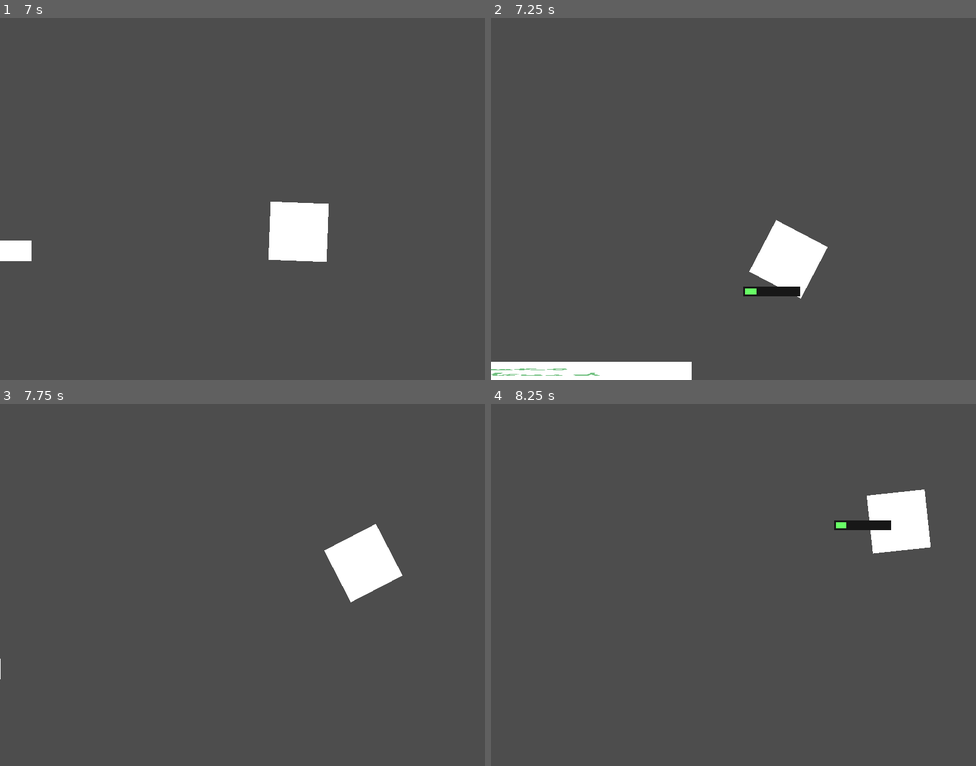
Above: before the commit, frames 1-4 (two rows, left to right).
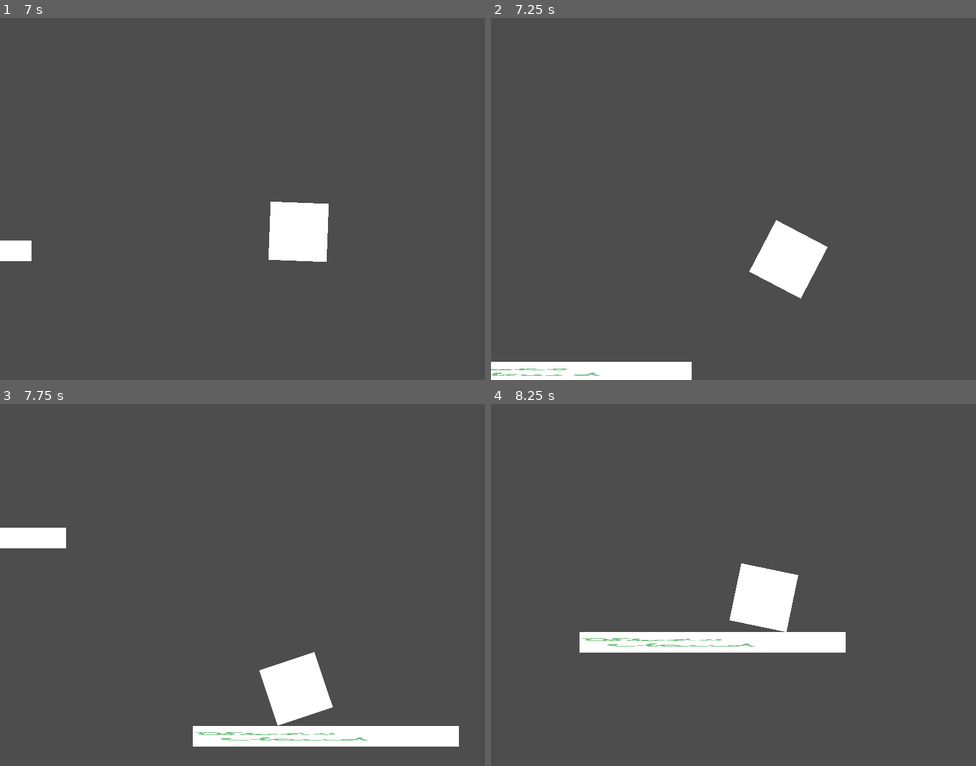
Above: after the commit, the same moments.

Repository: VIxeny/Cloud
Game: Godot game, scene res://scenes/test_player.tscn
Same seed, same stepped clock (60 frames per second), same inputs: the game is played once before the commit and once after it.
Inputs:
- Up to frame 1 (7 s): hold Space (jump) 0.53-1.28 s; tap Space (jump) at 1.35, 1.52, 1.82, 2.85, 3.02, 3.32, 4.35, 4.52, 4.82, 5.85, 6.02, 6.32 s; hold Space (jump) 2.03-2.78 s; hold Space (jump) 3.53-4.28 s; hold Space (jump) 5.03-5.78 s; hold Space (jump) from 6.53 s (still down)
- Up to frame 2 (7.25 s): keep holding Space (jump)
- Up to frame 3 (7.75 s): release Space (jump) at 7.28 s; tap Space (jump) at 7.35, 7.52 s
- Up to frame 4 (8.25 s): tap Space (jump) at 7.82 s; hold Space (jump) from 8.03 s (still down)

Frame 1 is identical in both runs. In frame 2, 0.3% of the frame differs, in the area x 52-64%, y 74-77%; in frame 3, 7.8%, in the area x 0-95%, y 33-95%; in frame 4, 7.2%.

Commit message:
Исправлен баг

Diff:
--- a/scenes/CloudTest.tscn
+++ b/scenes/CloudTest.tscn
@@ -1,8 +1,8 @@
-[gd_scene load_steps=3 format=3 uid="uid://xq5gcmcgtw3d"]
+[gd_scene load_steps=3 format=3 uid="uid://eltfjooyjwx2"]
 
-[ext_resource type="Script" uid="uid://ccdj4tii3qh05" path="res://scripts/cloud_test.gd" id="1_djfrv"]
-[ext_resource type="PackedScene" uid="uid://drbsxmcuq8lng" path="res://scenes/area_2d.tscn" id="2_ik6bq"]
+[ext_resource type="Script" path="res://scripts/cloud_test.gd" id="1_djfrv"]
+[ext_resource type="PackedScene" uid="uid://drbsxmcuq8lng" path="res://scenes/cloud.tscn" id="2_hjcct"]
 
 [node name="Node" type="Node"]
 script = ExtResource("1_djfrv")
-cloudFly = ExtResource("2_ik6bq")
+cloudFly = ExtResource("2_hjcct")
--- a/scenes/area_2d.tscn
+++ b/scenes/cloud.tscn
@@ -1,13 +1,13 @@
 [gd_scene load_steps=4 format=3 uid="uid://drbsxmcuq8lng"]
 
-[ext_resource type="Script" uid="uid://bnbqin6r1wku5" path="res://scripts/cloudFlat.gd" id="1_dl81w"]
-[ext_resource type="Texture2D" uid="uid://cyukr3ly0ef12" path="res://assets/cloudTest.png" id="1_gf172"]
+[ext_resource type="Script" uid="uid://bnbqin6r1wku5" path="res://scripts/cloudFlat.gd" id="1_2kyfr"]
+[ext_resource type="Texture2D" uid="uid://cyukr3ly0ef12" path="res://assets/cloudTest.png" id="2_n1qj5"]
 
 [sub_resource type="RectangleShape2D" id="RectangleShape2D_dl81w"]
 size = Vector2(439, 35)
 
-[node name="StaticBody2D" type="StaticBody2D"]
-script = ExtResource("1_dl81w")
+[node name="Cloud" type="StaticBody2D"]
+script = ExtResource("1_2kyfr")
 
 [node name="CollisionShape2D" type="CollisionShape2D" parent="."]
 position = Vector2(-0.5, -0.5)
--- a/scenes/player.tscn
+++ b/scenes/player.tscn
@@ -27,34 +27,35 @@
 position = Vector2(1.90735e-06, -1.90735e-06)
 shape = SubResource("RectangleShape2D_u8vuu")
 
-[node name="GroundZone" type="Area2D" parent="."]
-position = Vector2(0, 50)
+[node name="mount" type="Node2D" parent="."]
 script = ExtResource("3_qhqgy")
 
-[node name="CollisionShape2D" type="CollisionShape2D" parent="GroundZone"]
+[node name="GroundZone" type="Area2D" parent="mount"]
+position = Vector2(0, 51)
+
+[node name="CollisionShape2D" type="CollisionShape2D" parent="mount/GroundZone"]
 position = Vector2(0, -1)
 shape = SubResource("RectangleShape2D_3vyb7")
 
-[node name="bar" type="Node2D" parent="."]
+[node name="bar" type="Node2D" parent="mount"]
 visible = false
 position = Vector2(0, -60)
-script = ExtResource("3_qhqgy")
 
-[node name="backgroudBar" type="Sprite2D" parent="bar"]
+[node name="backgroudBar" type="Sprite2D" parent="mount/bar"]
 modulate = Color(0.0923971, 0.0923971, 0.0923971, 1)
 position = Vector2(0, -5.96046e-08)
 scale = Vector2(0.235, 0.04)
 texture = ExtResource("1_3vyb7")
 
-[node name="foreBar" type="Node2D" parent="bar"]
+[node name="foreBar" type="Node2D" parent="mount/bar"]
 position = Vector2(-44, 0)
 scale = Vector2(1e-05, 1)
 
-[node name="Sprite2D" type="Sprite2D" parent="bar/foreBar"]
+[node name="Sprite2D" type="Sprite2D" parent="mount/bar/foreBar"]
 modulate = Color(0.41, 1, 0.4, 1)
 position = Vector2(44, 0)
 scale = Vector2(0.22, 0.025)
 texture = ExtResource("1_3vyb7")
 
-[connection signal="body_entered" from="GroundZone" to="." method="_on_ground_zone_body_entered"]
-[connection signal="body_exited" from="GroundZone" to="." method="_on_ground_zone_body_exited"]
+[connection signal="body_entered" from="mount/GroundZone" to="." method="_on_ground_zone_body_entered"]
+[connection signal="body_exited" from="mount/GroundZone" to="." method="_on_ground_zone_body_exited"]
--- a/scenes/test_player.tscn
+++ b/scenes/test_player.tscn
@@ -2,7 +2,7 @@
 
 [ext_resource type="Script" path="res://scripts/cloud_test.gd" id="1_22uif"]
 [ext_resource type="PackedScene" uid="uid://b4y4bfkgjqr3d" path="res://scenes/player.tscn" id="1_e7mys"]
-[ext_resource type="PackedScene" uid="uid://drbsxmcuq8lng" path="res://scenes/area_2d.tscn" id="2_x6lmx"]
+[ext_resource type="PackedScene" uid="uid://drbsxmcuq8lng" path="res://scenes/cloud.tscn" id="2_x6lmx"]
 [ext_resource type="Script" uid="uid://db7iic5vndm" path="res://scripts/camera_2d.gd" id="4_x6lmx"]
 
 [node name="TestPlayer" type="Node"]
--- a/scripts/area_2d.gd
+++ /dev/null
@@ -1,9 +0,0 @@
-extends Area2D
-
-func _process(delta: float) -> void:
-	#var randomy
-	#randomy = randi_range(250, 450)
-	translate(Vector2(-100, 0)*delta*0.5)
-	#var temp = $Sprite2D.instantiate()
-	#temp.position=Vector2(0, randomy)
-	#$"..".add_child(temp)
--- a/scripts/cloudFlat.gd
+++ b/scripts/cloudFlat.gd
@@ -1,9 +1,4 @@
 extends StaticBody2D
 
-#func _process(delta: float) -> void:
-	#var randomy
-	#randomy = randi_range(250, 450)
-	#translate(Vector2(-100, 0)*delta*0.5)
-	#var temp = $Sprite2D.instantiate()
-	#temp.position=Vector2(0, randomy)
-	#$"..".add_child(temp)
+func _ready() -> void:
+	add_to_group("ground")
--- a/scripts/player.gd
+++ b/scripts/player.gd
@@ -8,7 +8,7 @@
 var time = 0
 var newJump = true
 
-@onready var bar = $"bar"
+@onready var bar = $"mount/bar"
 
 @export var power: Curve
 
@@ -17,7 +17,8 @@
 		print(text)
 
 func _ready() -> void:
-	print(power.get_point_position(1).x)
+	#rint(power.get_point_position(1).x)
+	pass
 
 func _process(delta: float) -> void:
 	if Input.is_action_pressed("jump") and on_ground and newJump:
@@ -43,13 +44,14 @@
 	newJump = false
 	apply_impulse(direction * power.sample(time))
 	time = 0
-	print(direction * power.sample(time))
 
 func _on_ground_zone_body_entered(body: Node2D) -> void:
-	on_ground = true
+	if body.is_in_group("ground"):
+		on_ground = true
 
 func _on_ground_zone_body_exited(body: Node2D) -> void:
-	on_ground = false
-	preparing = false
-	bar.visible = false
-	time = 0
+	if body.is_in_group("ground"):
+		on_ground = false
+		preparing = false
+		bar.visible = false
+		time = 0
Not shown: 1 places in scenes/cloud.tscn that only renumber resources
Not shown, removed: scripts/area_2d.gd.uid
